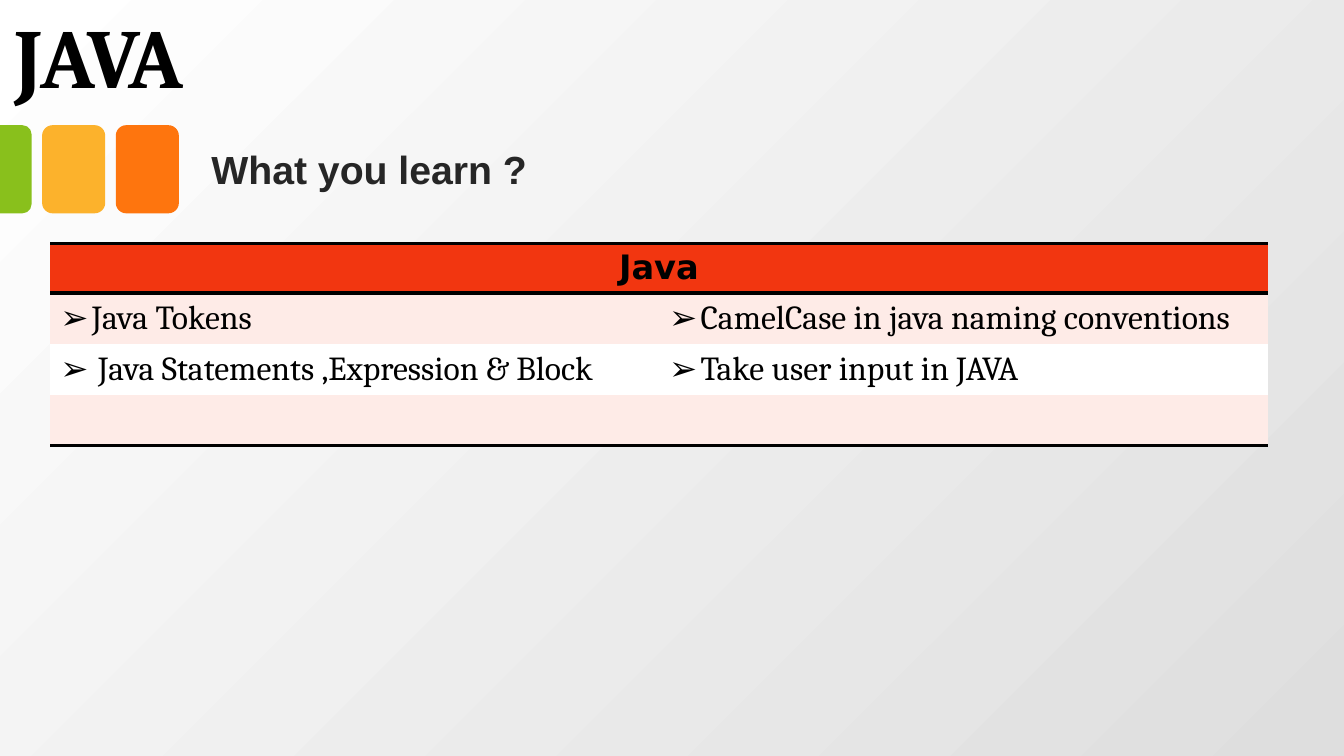
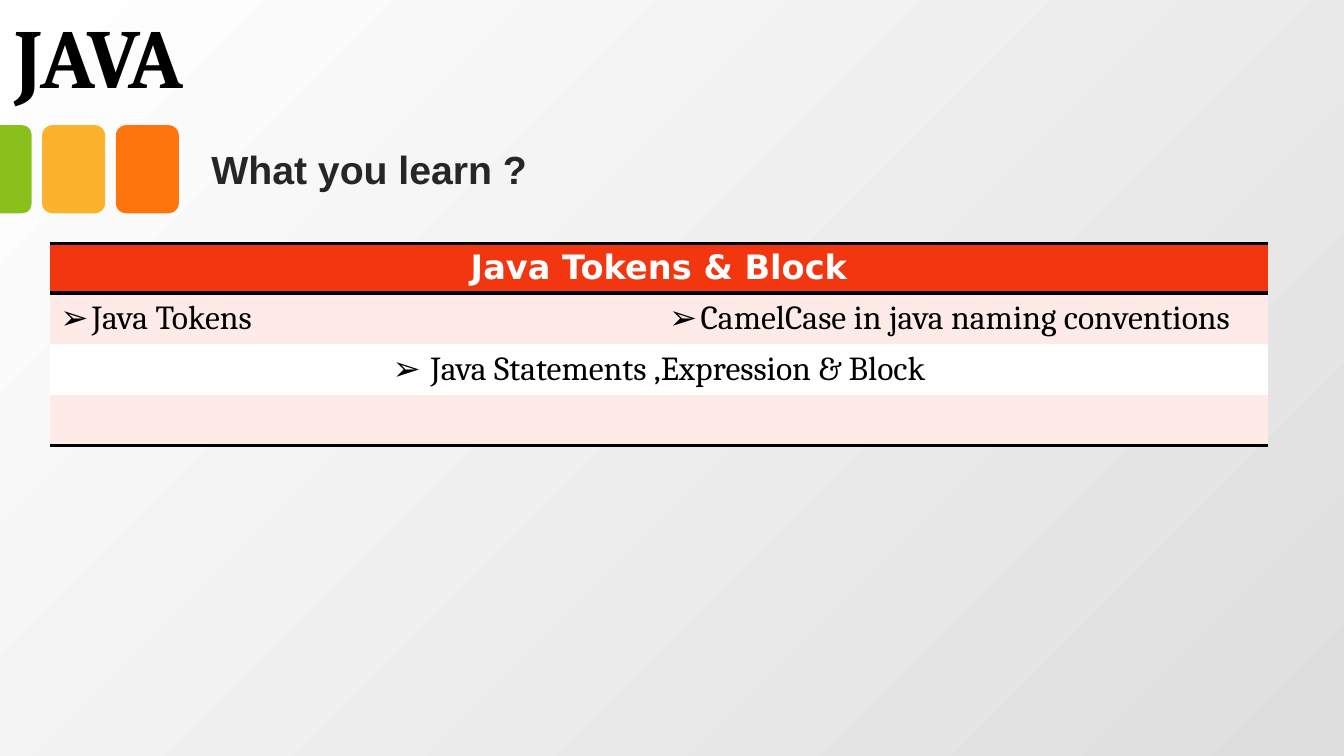
Before and after one commit to anirudhagaikwad/Java_Programming, a slide deck: slide 1 of Java_PPT/#2_Tokens.pptx. Drawn at 1344x756 pixels with LibreOffice and Linux fonts; fonts in the diff are those of the drawing. Boxes give left, top, right and bottom in pixels: in the first picture for what was removed or moved away, otherwise in the second. Text is boxed around its words. In the diff, an @@ line names an element or a change of style, - is before the commit and + after.

```diff
--- a/Java_PPT/#2_Tokens.pptx
+++ b/Java_PPT/#2_Tokens.pptx
@@ table at box(50, 244, 1268, 487) @@
-row 1, column 1: Java
+row 1, column 1: Java Tokens & Block
-row 3, column 2: Take user input in JAVA
+row 3, column 2: 
@@ alignment left to centre @@
```
Also in this commit, not shown: 4 other slides changed, 11 slides added, 2 slides removed, 16 other files.
